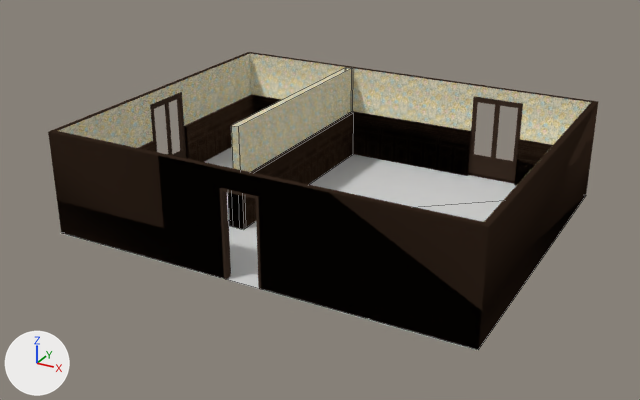
The Blender file OriginalModels/loft01/loft01.blend, before and after one commit.
Both versions are drawn from a camera (50 mm lens) standing at (181.7, -216.1, 90.5) and looking at (87.8, -45.4, 5.1). Arrows for +X, +Y and +Z are at lower left; the lights stay in place. Mesh edges are drawn as thin lines on the coarser meshes.

The older version as bpy lines, for what is in view:
```python
me_cube = bpy.data.meshes.new('Cube')
me_cube.from_pydata(...)  # 32 vertices, 30 faces; spans x 70.7..74.7, y -58.9..-0.8, z -0.1..25.0
# faces by material slot: [18, 7, 5]
me_cube.materials.append(mat_papierpeint)  # picture img_texturescom_wallpaperforties0041_seamless_s_jpg
me_cube.materials.append(mat_wall_1_2)
me_cube.materials.append(mat_white)  # brown #3c2d23
# before: 1 (71.7, -1.7, 25.0) at pixel (344, 68), 3 (71.7, -57.9, 25.0) at pixel (231, 125), 5 (73.7, -1.7, 25.0) at pixel (351, 68), 7 (73.7, -57.9, 25.0) at pixel (238, 126), 13 (71.7, -0.8, 25.0) at pixel (346, 67)
# before: 14 (73.7, -0.8, 25.0) at pixel (352, 68)
me_loft01 = bpy.data.meshes.new('loft01')
me_loft01.from_pydata(...)  # 811 vertices, 1365 faces, 2 loose edges; spans x 383.0..1406.0, y 0.0..250.0, z -6.0..813.0
# faces by material slot: [6, 245, 1072, 32, 10]
me_loft01.materials.append(mat_ground_1)  # its picture is missing
me_loft01.materials.append(mat_wall_1_2)
me_loft01.materials.append(mat_white)  # brown #3c2d23
me_loft01.materials.append(mat_flltgrey)  # white #eaeaea
me_loft01.materials.append(mat_papierpeint)  # picture img_texturescom_wallpaperforties0041_seamless_s_jpg
me_loft01_001 = bpy.data.meshes.new('loft01.001')
me_loft01_001.from_pydata(...)  # 4 vertices, 2 faces; spans x 384.0..1406.0, y 0.0, z -6.0..811.0
me_loft01_001.materials.append(mat_ground_1)  # its picture is missing
ob_cube = bpy.data.objects.new('Cube', me_cube)
ob_cube.location = (0.0, 0.0, 0.0)
ob_ground = bpy.data.objects.new('ground', me_loft01_001)
ob_ground.location = (0.0, 0.0, 0.0)
ob_ground.rotation_euler = (1.571, 0.0, 0.0)  # degrees (90, 0, 0)
ob_ground.scale = (0.1, 0.1, 0.1)
ob_loft01 = bpy.data.objects.new('loft01', me_loft01)
ob_loft01.location = (0.0, 0.0, 0.0)
ob_loft01.rotation_euler = (1.571, 0.0, 0.0)  # degrees (90, 0, 0)
ob_loft01.scale = (0.1, 0.1, 0.1)
```
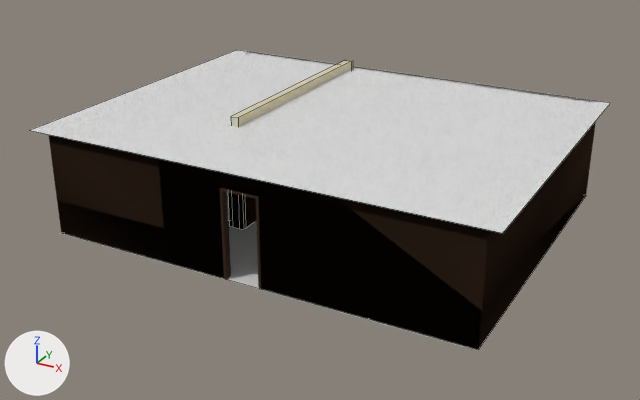
Where the change shows, as pixel boxes [x1, y1, x2, y2] in the pictures (640 x 400 px; the box of a moved part takes in the faces that stretch with it):
'plafond', added: after [30, 50, 610, 233]
'Cube', reshaped: before [228, 67, 354, 229]; after [228, 60, 353, 229]
part 1 of me_cube, moved or reshaped: before [231, 67, 353, 172]; after [231, 60, 353, 127]
'ground', unchanged, covered by the edit: before [205, 147, 516, 288]; after [227, 192, 259, 288]

The change, as a list of edits to the scene's bpy script:
```text
Add img_texturescom_concretestucco0119_1_seamless_s_jpg:
    img_texturescom_concretestucco0119_1_seamless_s_jpg = load_image('TexturesCom_ConcreteStucco0119_1_seamless_S.jpg', '../../Textures/TexturesCom_ConcreteStucco0119_1_seamless_S.jpg', 1024, 1024, 'sRGB')
Add mat_plafondmat:
    mat_plafondmat = principled_material('plafondmat')
    mat_plafondmat.texture = img_texturescom_concretestucco0119_1_seamless_s_jpg
Change me_cube:
    where me_cube.from_pydata(...)  # 32 vertices, 30 faces; spans x 70.7..74.7, y -58.9..-0.8, z -0.1..25.0
    used by ob_cube; location = (0.0, 0.0, 0.0)
    me_cube part 1
    add for i in [1, 3, 5, 7, 13, 14]: me_cube.vertices[i].co += Vector((0.0, 0.0, 2.1))
Add me_plane:
    me_plane.from_pydata(...)  # 4 vertices, 1 face; spans x -54.8..54.8, y -41.7..41.7, z 0.0
    me_plane.materials.append(mat_plafondmat)  # picture img_texturescom_concretestucco0119_1_seamless_s_jpg
Add ob_plafond:
    ob_plafond = bpy.data.objects.new('plafond', me_plane)
    ob_plafond.location = (88.7, -40.7, 25.0)
```
